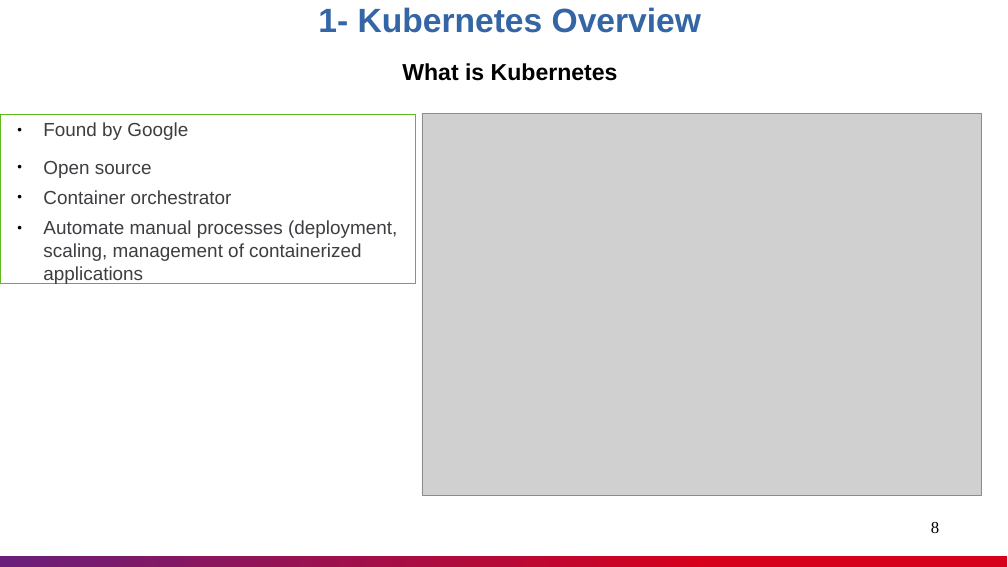
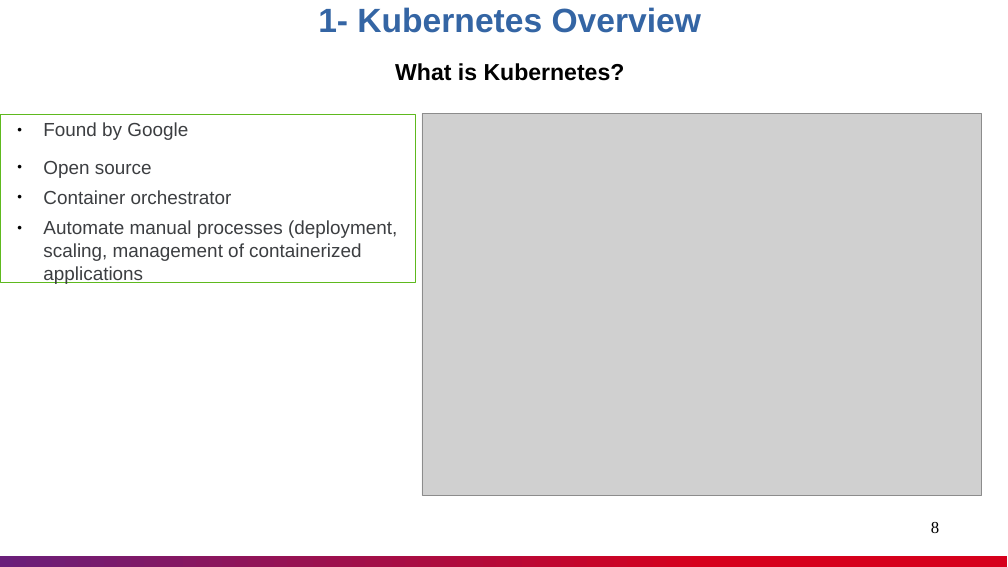
Before and after one commit to nashtech-garage/kubernetes, a slide deck: slide 8 of documents/K8s_Knowledge_Sharing.pptx. Drawn at 1008x567 pixels with LibreOffice and Linux fonts; fonts in the diff are those of the drawing; grey boxes stand for pictures. Boxes give left, top, right and bottom in pixels: in the first picture for what was removed or moved away, otherwise in the second. Text is boxed around its words. In the diff, an @@ line names an element or a change of style, - is before the commit and + after.

```diff
--- a/documents/K8s_Knowledge_Sharing.pptx
+++ b/documents/K8s_Knowledge_Sharing.pptx
@@ text at bbox=[318, 7, 701, 81]: text changed @@
-1- Kubernetes Overview
-What is Kubernetes
+1- Kubernetes Overview
+What is Kubernetes?
```
Also in this commit, not shown: 14 other slides changed, 1 slide added, 1 slide removed, 1 other file.
